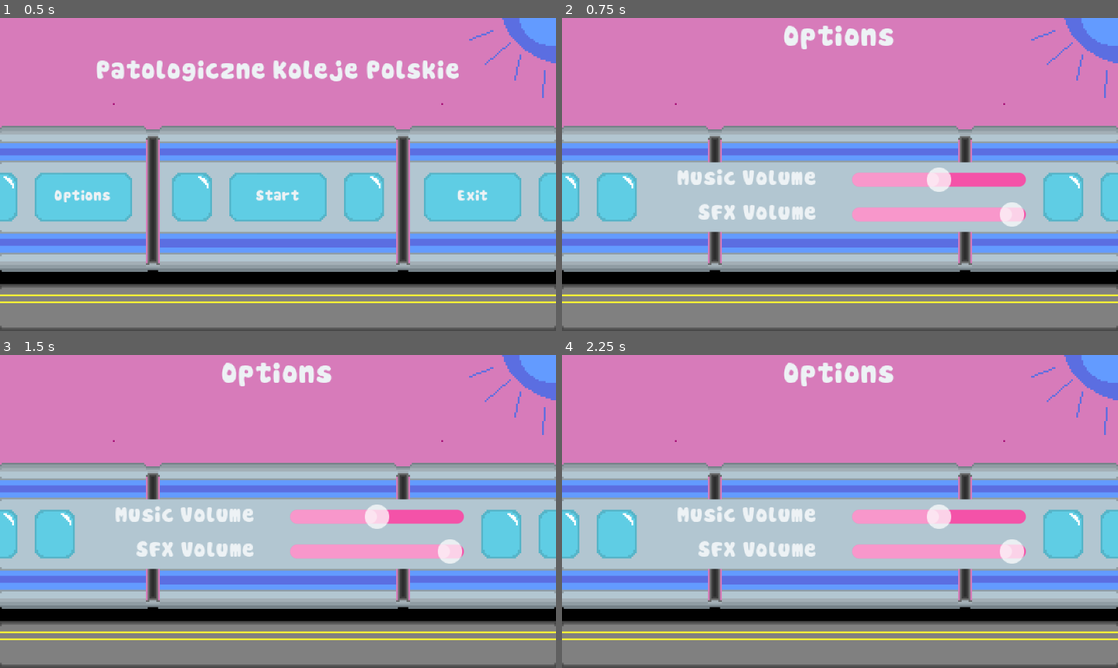
Above: before the commit, frames 1-4 (two rows, left to right).
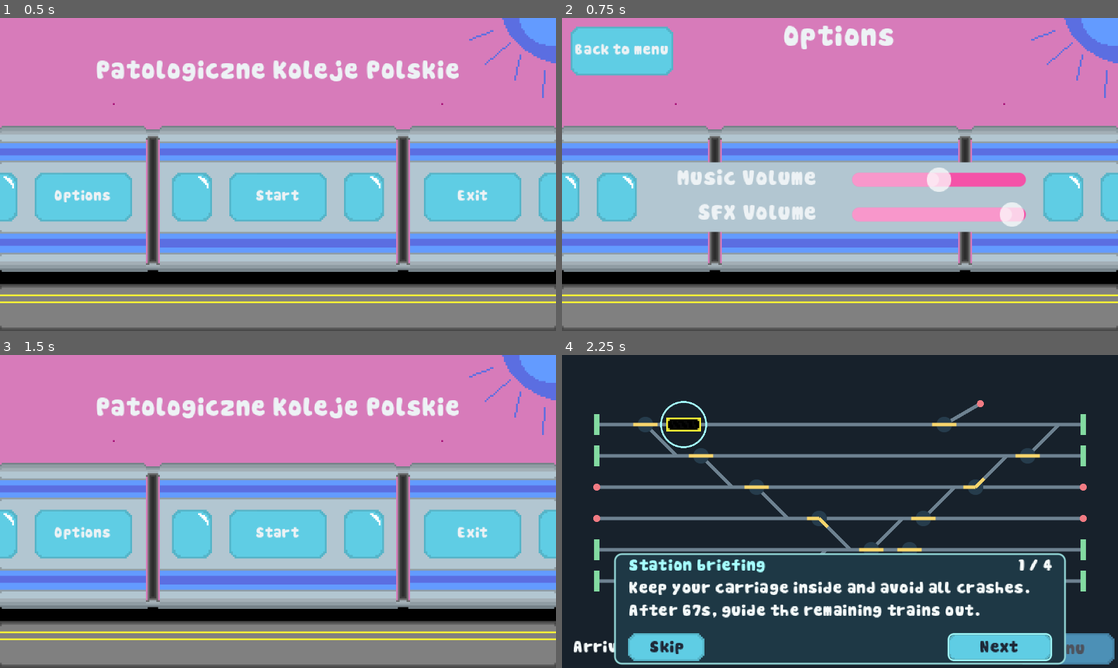
Above: after the commit, the same moments.

Repository: goteusz-maszyk/gierka-dzamik-haven
Game: Godot game, scene res://scene/main_menu.tscn
Two runs of this game, one before a commit and one after it. Both use one fixed random seed, a clock stepped at 60 frames per second and the inputs below.
Inputs (mouse positions are in pixels of both pictures, inside the frame that each line leads up to):
- Up to frame 1 (0.5 s): no input
- Up to frame 2 (0.75 s): click "Options" at 0.5 s
- Up to frame 3 (1.5 s): click (61, 389) at 1.25 s, where only the run after the commit has a clickable "Back to menu"
- Up to frame 4 (2.25 s): click (840, 533) at 2 s, where only the run after the commit has a clickable "Start"

Frame 1 is identical in both runs. In frame 2, 2.9% of the frame differs, in the area x 1-20%, y 2-19%; in frame 3, 14%; in frame 4, 100%, in the area x 0-100%, y 0-100%.

Commit message:
option screen back to menu

Diff:
--- a/scene/options.tscn
+++ b/scene/options.tscn
@@ -3,6 +3,7 @@
 [ext_resource type="Theme" uid="uid://v3j7p52oslm8" path="res://config/game_ui.tres" id="1_lcy60"]
 [ext_resource type="Texture2D" uid="uid://bsjwa3w73h6ft" path="res://assets/main menu.png" id="2_6kqe7"]
 [ext_resource type="Script" uid="uid://dghhgip08mdsb" path="res://scripts/options.gd" id="2_fvdw5"]
+[ext_resource type="PackedScene" uid="uid://b05o6ky4kg05v" path="res://scene/button.tscn" id="4_fvdw5"]
 
 [node name="Options" type="Control" unique_id=850809138]
 layout_mode = 3
@@ -79,5 +80,16 @@
 layout_mode = 2
 value = 100.0
 
+[node name="ExitBtn" parent="." unique_id=1723740496 instance=ExtResource("4_fvdw5")]
+layout_mode = 0
+offset_left = 5.0
+offset_top = 5.0
+offset_right = 64.0
+offset_bottom = 33.0
+hover_color = Color(1, 1.1, 1.1, 1)
+transition_duration = 0.15
+text = "Back to menu"
+
 [connection signal="value_changed" from="PanelContainer/OptionsContainer/VBoxContainer/MusicVolumeSlider" to="." method="_on_music_slider"]
 [connection signal="value_changed" from="PanelContainer/OptionsContainer/VBoxContainer2/SFXVolumeSlider" to="." method="_on_sfx_slider"]
+[connection signal="button_down" from="ExitBtn" to="." method="_on_exit_btn"]
--- a/scripts/options.gd
+++ b/scripts/options.gd
@@ -26,3 +26,6 @@
 func _input(event: InputEvent) -> void:
 	if event.is_action_pressed("ui_cancel"):
 		get_tree().change_scene_to_file("res://scene/main_menu.tscn")
+
+func _on_exit_btn() -> void:
+	get_tree().change_scene_to_file("res://scene/main_menu.tscn")
Not shown, changed: assets/tomek_i_przyjaciele.mp3.import
